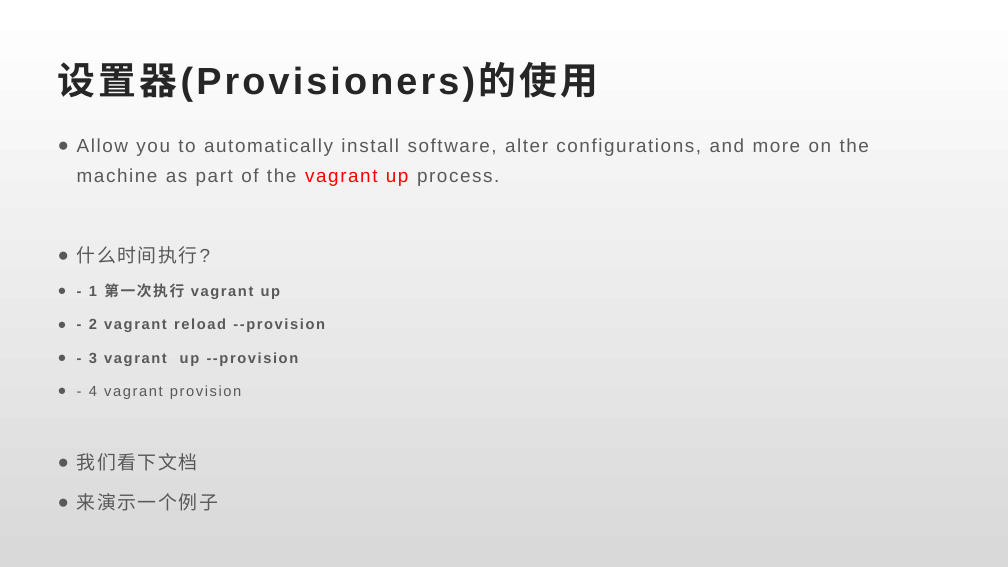
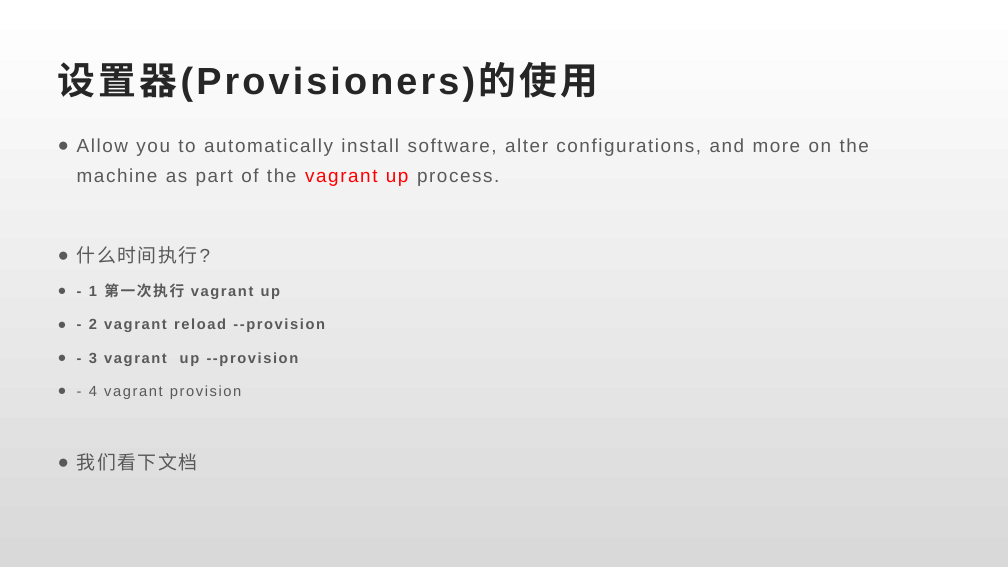
Before and after one commit to llaoj/my-share, a slide deck: slide 9 of vagrant-for-dev/index.pptx (slide 10 before the commit). Drawn at 1008x567 pixels with LibreOffice and Linux fonts; fonts in the diff are those of the drawing. Boxes give left, top, right and bottom in pixels: in the first picture for what was removed or moved away, otherwise in the second. Text is boxed around its words. In the diff, an @@ line names an element or a change of style, - is before the commit and + after.

```diff
--- a/vagrant-for-dev/index.pptx
+++ b/vagrant-for-dev/index.pptx
@@ text at (77,493,219,511): paragraph removed @@
-● 来演示一个例子
```
Also in this commit, not shown: 5 other slides changed, 1 slide removed, 9 other files.
